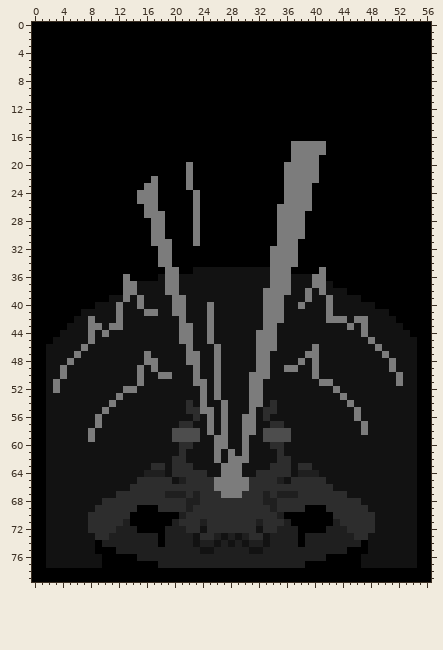
Sprite sheet -- Bloch/assets/Cards/PsychicDamage.png. Above, as it was before the edit.
The file is 57x80 pixels.
After the commit:
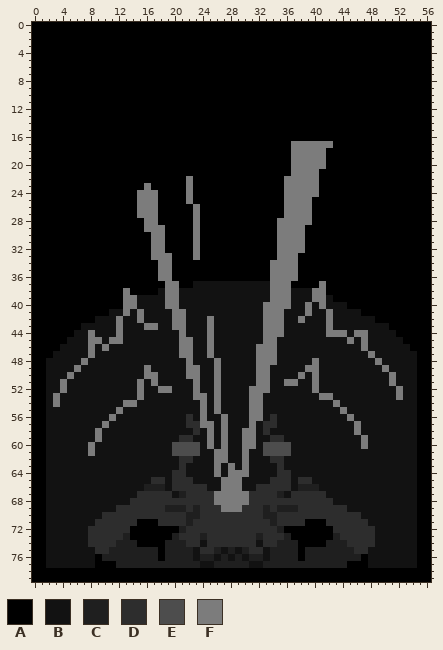
Palette (. is transparent): A #000000  B #121212  C #1f1f1f  D #2d2d2d  E #4d4d4d  F #7c7c7c
The exact change:
y 17: x 42 A -> F
y 19: x 41 A -> F
y 20: x 22 F -> A; x 36 F -> A; x 41 A -> F
y 21: x 22 F -> A; x 36 F -> A
y 22: x 17 F -> A
y 23: x 17 F -> A; x 40 A -> F
y 24: x 22..23 AF -> FA; x 40 A -> F
y 25: x 22..23 AF -> FA
y 26: x 15 A -> F; x 35 F -> A
y 27: x 15 A -> F; x 18 F -> A; x 35 F -> A; x 39 A -> F
y 28: x 16 A -> F; x 18 F -> A; x 39 A -> F
y 29: x 16 A -> F
y 31: x 19 F -> A; x 38 A -> F
y 32: x 17 A -> F; x 19 F -> A; x 23 A -> F; x 34 F -> A; x 38 A -> F
y 33: x 17 A -> F; x 23 A -> F; x 34 F -> A
y 35: x 18 A -> F; x 20 F -> A; x 23..33 BBBBBBBBBBB -> AAAAAAAAAAA; x 37 A -> F; x 41 F -> A
y 36: x 13 F -> A; x 18 B -> F; x 20..33 FBBBBBBBBBBBBB -> AAAAAAAAAAAAAA; x 37..41 BBBFF -> FAAAA
y 37: x 13..18 FFBBBB -> AAAAAA; x 21..22 BB -> AA; x 37..40 BBBF -> AAAA; x 42 B -> A
y 38: x 14..17 FBBB -> AAAA; x 33 F -> B; x 39..40 FB -> BF; x 42..44 BBB -> AAA
y 39: x 11..12 BB -> AA; x 14..15 BF -> FB; x 19 B -> F; x 21 F -> B; x 33 F -> B; x 36 B -> F; x 39..46 FBBFBBBB -> BFFBAAAA
y 40: x 9..15 BBBFBBF -> AAAAFFB; x 19 B -> F; x 21 F -> B; x 25 F -> B; x 36 B -> F; x 38..39 FB -> BF; x 41..42 BF -> FB; x 45..48 BBBB -> AAAA
y 41: x 7..10 BBBB -> AAAA; x 12..13 FB -> BF; x 15..17 BFF -> FBB; x 25 F -> B; x 39 B -> F; x 47..50 BBBB -> AAAA
y 42: x 6..8 BBF -> AAA; x 15 B -> F; x 20 B -> F; x 38 B -> F; x 43..44 FF -> BB; x 46..47 FF -> BB; x 49..51 BBB -> AAA
y 43: x 5..6 BB -> AA; x 8..9 FF -> BB; x 11 F -> B; x 16..17 BB -> FF; x 20 B -> F; x 22 F -> B; x 35 B -> F; x 42 B -> F; x 45 F -> B; x 47 F -> B; x 51..52 BB -> AA
y 44: x 4..5 BB -> AA; x 10 F -> B; x 12 B -> F; x 22 F -> B; x 32 F -> B; x 35 B -> F; x 42..44 BBB -> FFF; x 46 B -> F; x 52..53 BB -> AA
y 45: x 3..4 BB -> AA; x 9 B -> F; x 11..12 BB -> FF; x 32 F -> B; x 45 B -> F; x 47..48 BF -> FB; x 53..54 BB -> AA
y 46: x 2..3 BB -> AA; x 7..8 FB -> BF; x 10 B -> F; x 21 B -> F; x 25..26 BF -> FB; x 40 F -> B; x 47 B -> F; x 49 F -> B; x 54 B -> A
y 47: x 2 B -> A; x 6 F -> B; x 8 B -> F; x 16 F -> B; x 21 B -> F; x 23 F -> B; x 25..26 BF -> FB; x 34 B -> F; x 39..40 FF -> BB; x 48 B -> F; x 50 F -> B
y 48: x 5 F -> B; x 7 B -> F; x 16..17 FF -> BB; x 23 F -> B; x 34 B -> F; x 38 F -> B; x 49 B -> F; x 51 F -> B
y 49: x 4 F -> B; x 6 B -> F; x 15..17 FBF -> BFB; x 22 B -> F; x 36..37 FF -> BB; x 39 B -> F; x 50..51 BF -> FB
y 50: x 4..5 FB -> BF; x 15..19 FBBFF -> BFFBB; x 22 B -> F; x 31 F -> B; x 38 B -> F; x 51..52 BF -> FB
y 51: x 3..4 FB -> BF; x 17 B -> F; x 24 F -> B; x 31 F -> B; x 33 B -> F; x 36..37 BB -> FF; x 40..42 BFF -> FBB; x 51..52 BF -> FB
y 52: x 3..4 FB -> BF; x 13..15 FFB -> BBF; x 18..19 BB -> FF; x 23..24 BF -> FB; x 33 B -> F; x 40 B -> F; x 43 F -> B; x 52 B -> F
y 53: x 3 B -> F; x 12 F -> B; x 15 B -> F; x 23 B -> F; x 41..42 BB -> FF; x 44 F -> B; x 52 B -> F
y 54: x 3 B -> F; x 11 F -> B; x 13..14 BB -> FF; x 22 D -> B; x 26..27 BF -> FB; x 34 D -> B; x 43 B -> F; x 45 F -> B
y 55: x 10 F -> B; x 12 B -> F; x 22..23 DD -> BB; x 25..27 FBF -> BFB; x 32..34 BDD -> FBB; x 44 B -> F; x 46 F -> B
y 56: x 9 F -> B; x 11 B -> F; x 22..25 BDBF -> DBFB; x 30 F -> B; x 32..34 BDB -> FBD; x 45..46 BF -> FB
y 57: x 9..10 FB -> BF; x 21 D -> B; x 23..24 BB -> DF; x 30 F -> B; x 33 B -> D; x 35 D -> B; x 46..47 BF -> FB
y 58: x 8..9 FB -> BF; x 20..23 EEEE -> BBBD; x 33..36 EEEE -> DBBB; x 46..47 BF -> FB
y 59: x 8..9 FB -> BF; x 20..23 EEEE -> BDDB; x 25..26 BF -> FB; x 31 B -> F; x 33..36 EEEE -> BDDB; x 47 B -> F
y 60: x 8 B -> F; x 20..23 BDDB -> EEEE; x 25..26 BF -> FB; x 31 B -> F; x 33..36 BDDB -> EEEE; x 47 B -> F
y 61: x 8 B -> F; x 20..23 BDBB -> EEEE; x 27..28 BF -> FB; x 33..36 BBDB -> EEEE
y 62: x 20 D -> B; x 22 B -> D; x 27..29 BFF -> FBB; x 34 B -> D; x 36 D -> B
y 63: x 17..18 DD -> BB; x 20 D -> B; x 22 D -> B; x 26..27 BF -> FB; x 29..30 FB -> BF; x 34 D -> B; x 36 D -> B; x 38..39 DD -> BB
y 64: x 16..18 CCC -> BBB; x 22..24 DDD -> BBB; x 26..27 BF -> FB; x 30 B -> F; x 32..34 DDD -> BBB; x 38..40 CCC -> BBB
y 65: x 15..16 DD -> BB; x 19..21 DBC -> BDD; x 23..26 DDDF -> BBBB; x 30..33 FDDD -> BBBB; x 35..37 CBD -> DDB; x 40..41 DD -> BB
y 66: x 14..19 DDDDDD -> BBCCCB; x 25..26 DF -> BB; x 30..31 FD -> BB; x 37..42 DDDDDD -> BCCCBB
y 67: x 12..14 DDD -> BBB; x 19..20 CC -> DB; x 23 C -> D; x 26 D -> F; x 30 D -> F; x 33 C -> D; x 36..37 CC -> BD; x 42..44 DDD -> BBB
y 68: x 10..13 DDDD -> BBBB; x 22..23 CC -> DD; x 26..30 DDDDD -> FFFFF; x 33..34 CC -> DD; x 43..46 DDDD -> BBBB
y 69: x 9..11 DDD -> BBB; x 15..17 AAA -> DDD; x 19..23 DDDCD -> CCCDC; x 27..29 DDD -> FFF; x 33..37 DCDDD -> CDCCC; x 39..41 AAA -> DDD; x 45..47 DDD -> BBB
y 70: x 8..9 DD -> BB; x 14..23 AAAAAAACDD -> DDDDDDDDCC; x 33..42 DDCAAAAAAA -> CCDDDDDDDD; x 47..48 DD -> BB
y 71: x 8 D -> B; x 13..14 CA -> DD; x 18..20 AAC -> DDD; x 22 D -> C; x 24 C -> D; x 32 C -> D; x 34 D -> C; x 36..38 CAA -> DDD; x 42..43 AC -> DD; x 48 D -> B
y 72: x 12..14 CCC -> DDA; x 19..20 CC -> AA; x 24 B -> D; x 32 B -> D; x 36..37 CC -> AA; x 42..44 CCC -> ADD
y 73: x 8 B -> D; x 11..12 CC -> DD; x 14..17 CCCC -> AAAA; x 19 C -> A; x 21..24 CCBD -> DDDC; x 26..30 CBCBC -> DDDDD; x 32..35 DBCC -> CDDD; x 37 C -> A; x 39..42 CCCC -> AAAA; x 44..45 CC -> DD; x 48 B -> D
y 74: x 8..11 BACC -> DDDD; x 15..17 CCC -> AAA; x 22..34 CBCCBCBCBCCBC -> DDBDDDDDDDBDD; x 39..41 CCC -> AAA; x 45..48 CCAB -> DDDD
y 75: x 9..11 AAA -> DDC; x 18 C -> A; x 23..25 CBB -> BDD; x 27 C -> B; x 29 C -> B; x 31..33 BBC -> DDB; x 38 C -> A; x 45..47 AAA -> CDD
y 76: x 9..14 BAAAAA -> ACCCCC; x 18 C -> A; x 23 C -> B; x 26 C -> B; x 28 C -> B; x 30 C -> B; x 33 C -> B; x 38 C -> A; x 42..47 AAAAAB -> CCCCCA
y 77: x 9 B -> A; x 12..17 AAAAAA -> CCCCCC; x 24..25 CC -> BB; x 31..32 CC -> BB; x 39..44 AAAAAA -> CCCCCC; x 47 B -> A
Where, in picture pixels (left, top, right, bottom), the same in both pictures:
changed: (46, 141, 417, 568)
